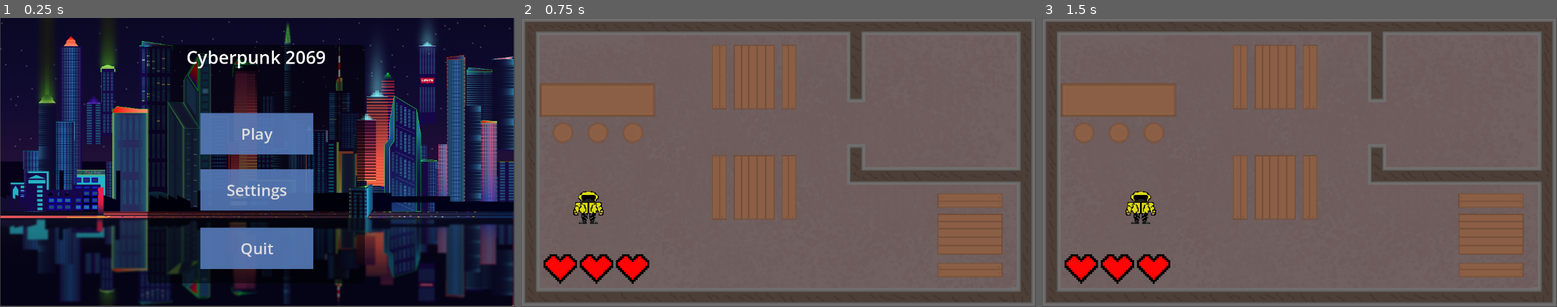
Above: before the commit, frames 1-3 (left to right).
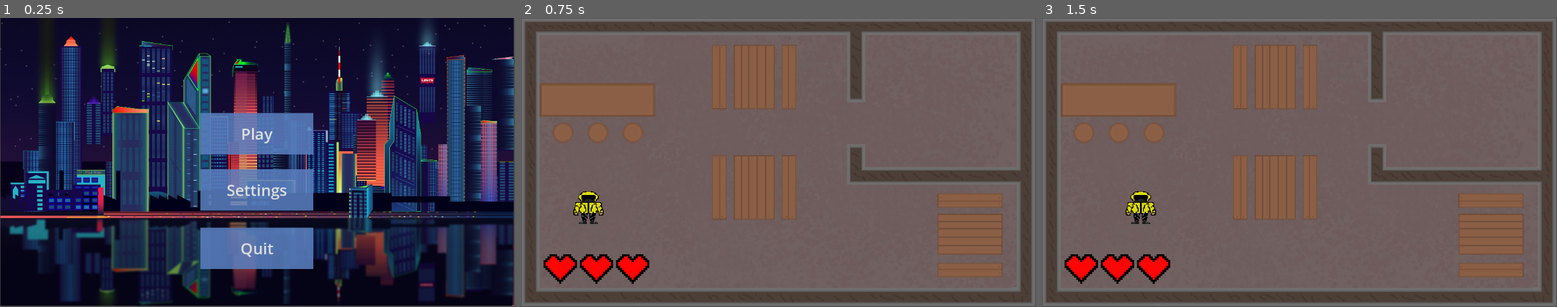
Above: after the commit, the same moments.

Repository: liketaurus/SE-practice-template
Game: Godot game, scene res://Scenes/menu.tscn
Two runs of this game, one before a commit and one after it. Both use one fixed random seed, a clock stepped at 60 frames per second and the inputs below.
Inputs:
- Up to frame 1 (0.25 s): no input
- Up to frame 2 (0.75 s): click "Play" at 0.5 s
- Up to frame 3 (1.5 s): tap Enter at 1.25 s; hold D from 1.28 s (still down); hold Shift from 1.28 s (still down)

The runs differ from the first frame. In frame 1, 19% of the frame differs, in the area x 28-71%, y 9-92%; in frame 2, nothing differs; in frame 3, nothing differs.

Commit message:
Test

Diff:
--- a/src/Cyberpunk2069/Scenes/menu.tscn
+++ b/src/Cyberpunk2069/Scenes/menu.tscn
@@ -1,15 +1,7 @@
-[gd_scene load_steps=6 format=3 uid="uid://cneu1l0jfnksk"]
+[gd_scene load_steps=5 format=3 uid="uid://cneu1l0jfnksk"]
 
 [ext_resource type="Script" path="res://Scripts/menu.gd" id="1_7wt4u"]
 [ext_resource type="Texture2D" uid="uid://c8ywycbmqvmkv" path="res://Textures/MenuImage.jpg" id="2_oi3x8"]
-
-[sub_resource type="StyleBoxFlat" id="StyleBoxFlat_rhmlk"]
-bg_color = Color(0, 0, 0, 0.537255)
-corner_radius_top_left = 10
-corner_radius_top_right = 10
-corner_radius_bottom_right = 10
-corner_radius_bottom_left = 10
-corner_detail = 20
 
 [sub_resource type="StyleBoxFlat" id="StyleBoxFlat_0qh6s"]
 bg_color = Color(0.352941, 0.501961, 0.752941, 0.854902)
@@ -24,17 +16,6 @@
 position = Vector2(575, 322)
 scale = Vector2(0.299106, 0.299106)
 texture = ExtResource("2_oi3x8")
-
-[node name="Label" type="Label" parent="."]
-offset_left = 330.0
-offset_top = 60.0
-offset_right = 816.0
-offset_bottom = 595.0
-theme_type_variation = &"HeaderMedium"
-theme_override_font_sizes/font_size = 40
-theme_override_styles/normal = SubResource("StyleBoxFlat_rhmlk")
-text = "Cyberpunk 2069"
-horizontal_alignment = 1
 
 [node name="Play" type="Button" parent="."]
 offset_left = 448.0
